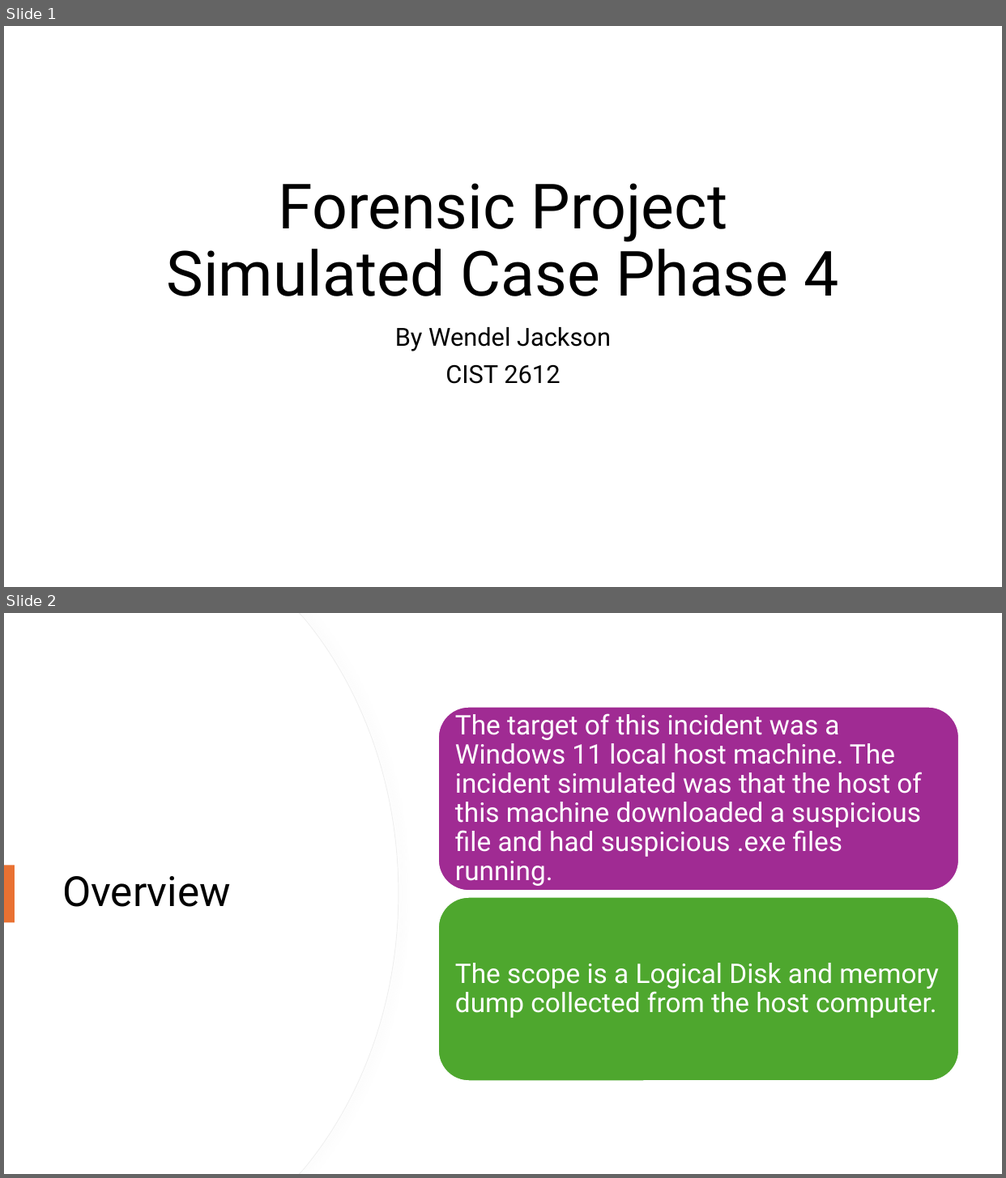
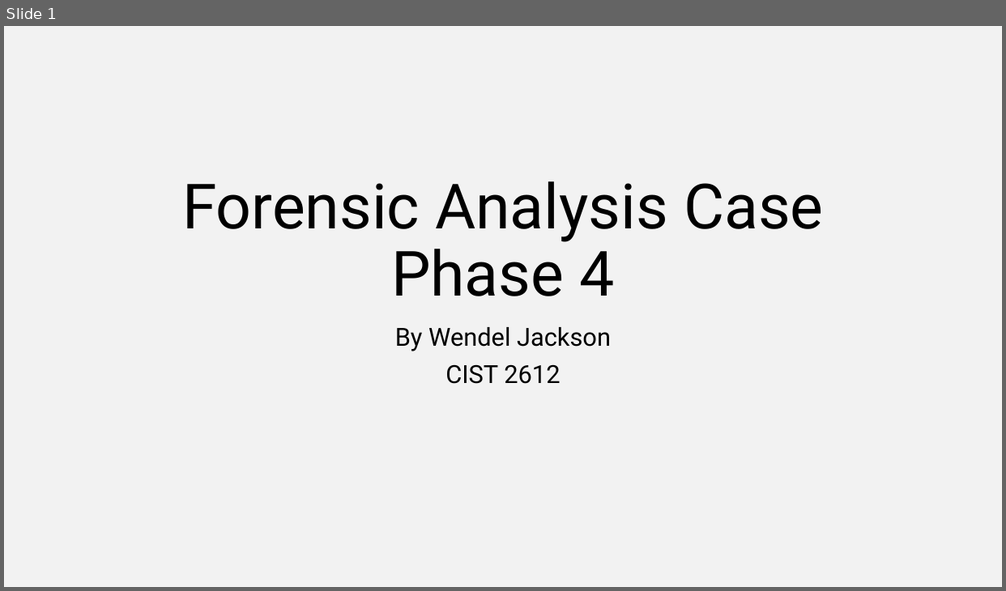
Before and after one commit to wendeldjr/Forensics_Kali_Project, a slide deck: Forensic Project Phase 4.pptx. Shown one above the other, each under a label of ours: slides 1 and 2 before the commit, slide 1 after it. The pictures are 1006x1178 and 1006x591 pixels, drawn with LibreOffice and Linux fonts; fonts in the diff are those of the drawing. Boxes give left, top, right and bottom in pixels: in the first picture for what was removed or moved away, otherwise in the second. Text is boxed around its words. In the diff, an @@ line names an element or a change of style, - is before the commit and + after.

Commit message:
Updated phase 2,3 and 4 documents and presentations.

```diff
--- a/Forensic Project Phase 4.pptx
+++ b/Forensic Project Phase 4.pptx
@@ slide 2 removed at (4,613,1002,1174), background #FFFFFF @@
@@ freeform shape removed at (4,613,398,1174) @@
@@ freeform shape removed at (4,613,398,1174) @@
@@ rectangle removed at (4,865,15,923) @@
@@ title removed at (62,876,231,907) @@
-Overview
@@ group removed at (438,707,959,1082): 2 rounded rectangles, 2 texts @@
-The target of this incident was a Windows 11 local host machine. The incident simulated was that the host of this machine downloaded a suspicious file and had suspicious .exe files running.
-The scope is a Logical Disk and memory dump collected from the host computer.
@@ slide 1 changed as well @@
@@ background #FFFFFF to #F2F2F2 @@
@@ title at (182,182,823,297): text changed @@
-Forensic Project Simulated Case Phase 4
+Forensic Analysis Case Phase 4
```
Also in this commit, not shown: 3 other slides changed, 10 slides added, 2 other slides removed, 6 other files.
